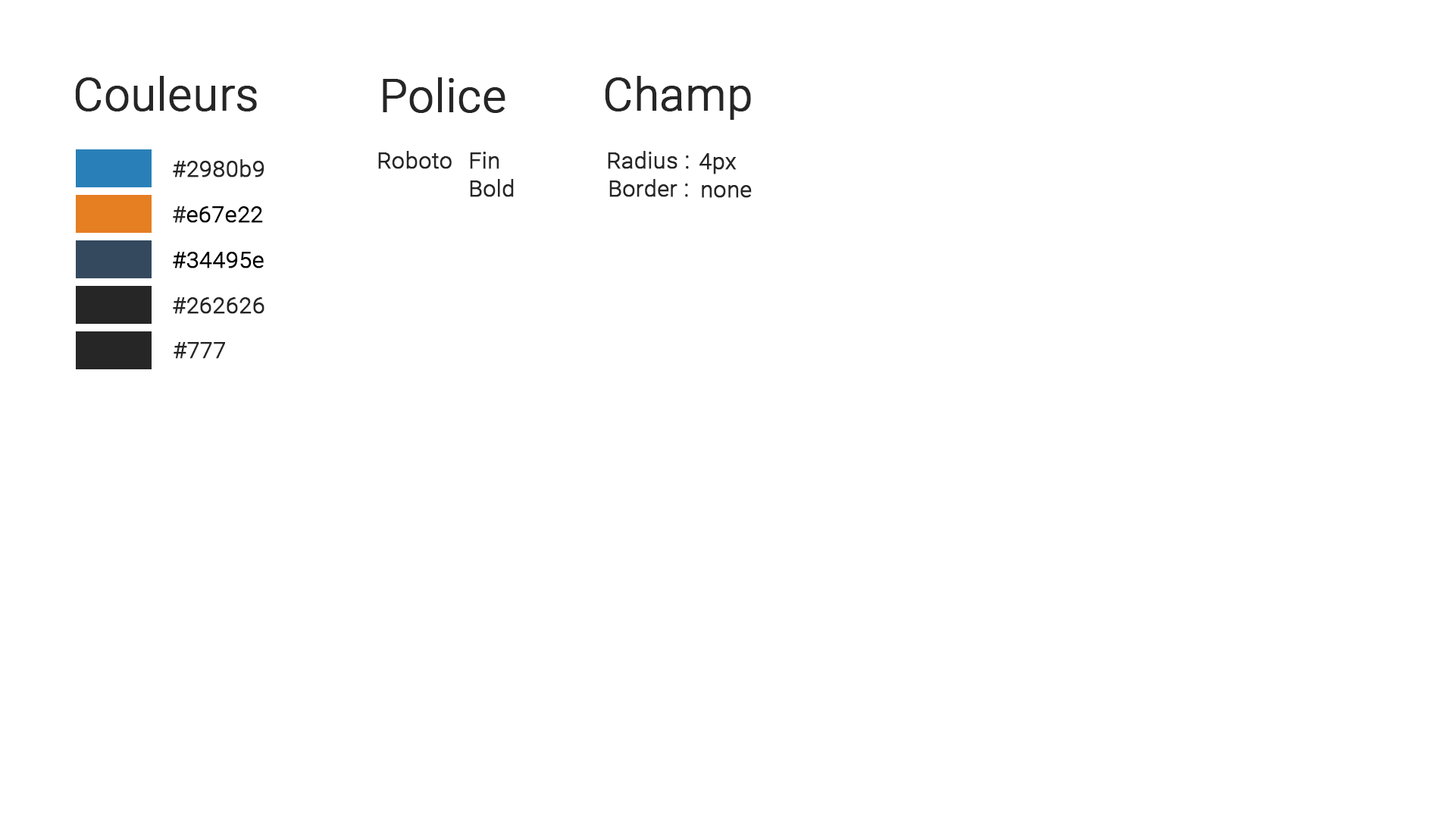
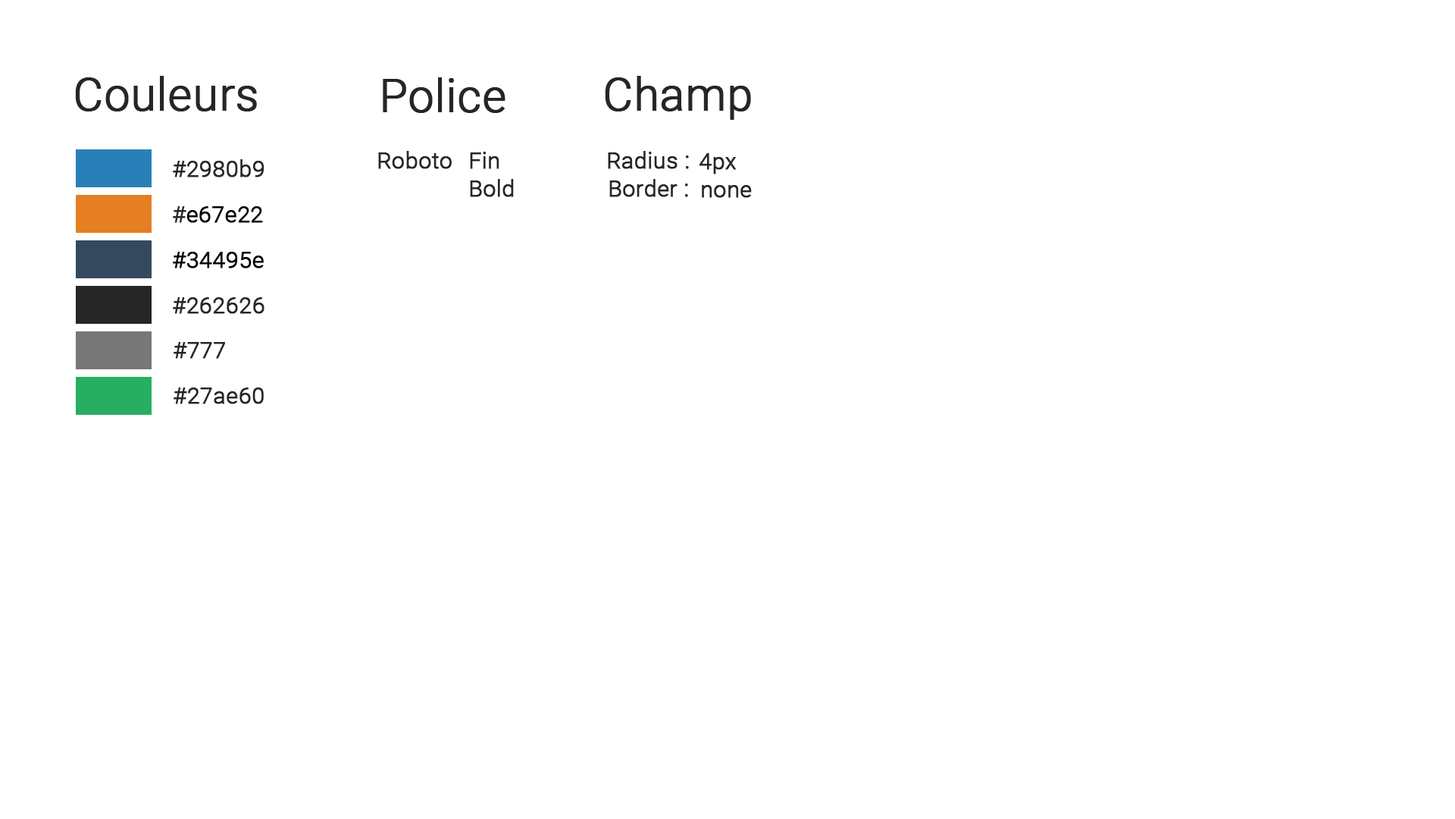
Revision of a layered 1455 × 819 image; what changed, layer by layer:
added layer "#27ae60" above "Rectangle 1 copie 5" over [173, 387, 264, 405]
added layer "Rectangle 1 copie 5" above "#777" over [75, 376, 152, 415]
painted on "Rectangle 1 copie 4" over [75, 331, 152, 370]
hid "Arrière-plan" over [75, 75, 752, 415]
